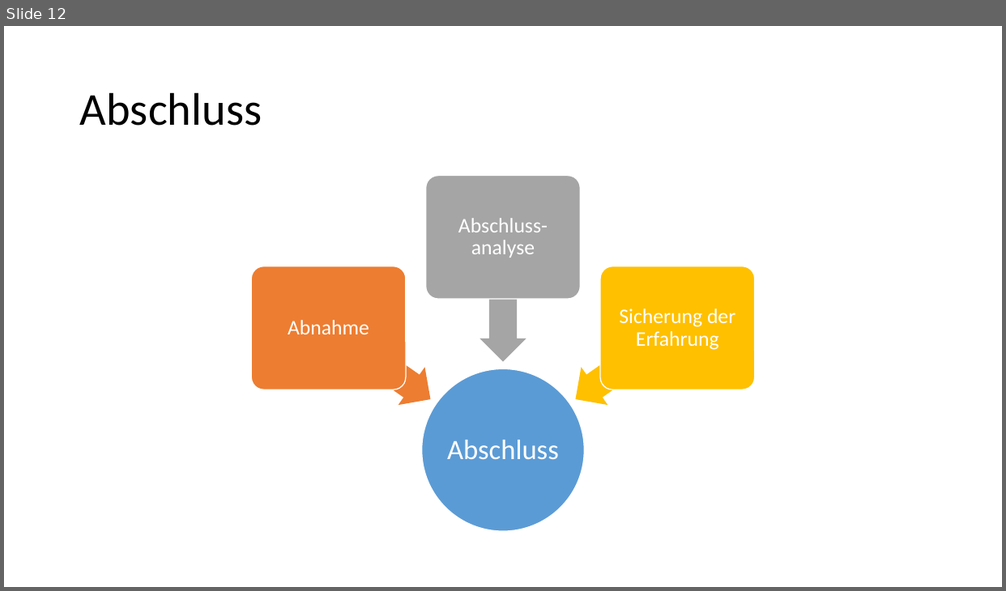
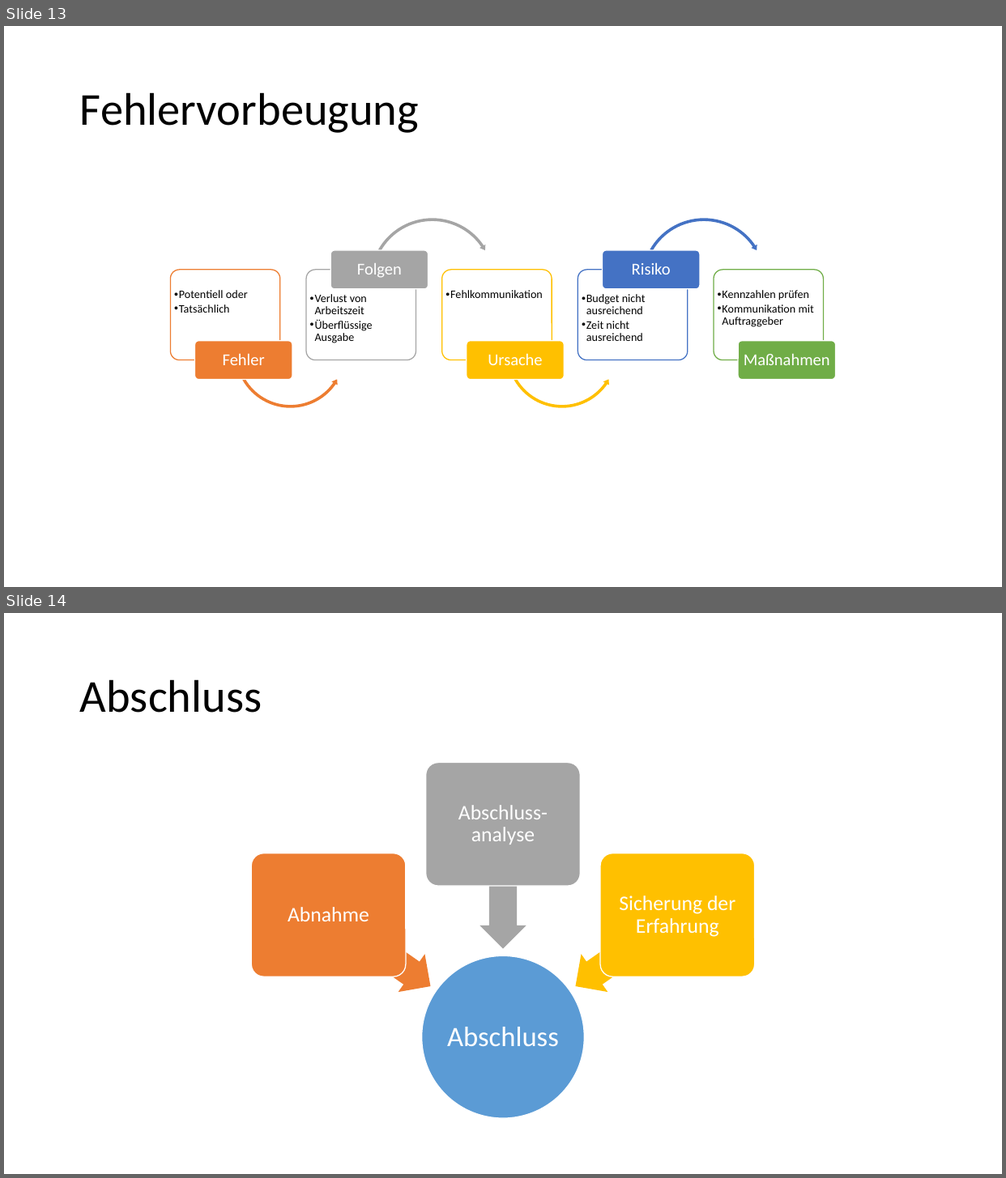
Before and after one commit to Masterarth/PM, a slide deck: documents/projectmanagement/Praesentationen/Vorstellung_Zwischenpräsentation - Timo.pptx. Shown one above the other, each under a label of ours: slide 12 before the commit, slides 13 and 14 after it. The pictures are 1006x591 and 1006x1178 pixels, drawn with LibreOffice and Linux fonts; fonts in the diff are those of the drawing. Boxes give left, top, right and bottom in pixels: in the first picture for what was removed or moved away, otherwise in the second. Text is boxed around its words. In the diff, an @@ line names an element or a change of style, - is before the commit and + after.

Commit message:
- changed: Zwischenpräsentation -> Analyse von Fehlern + Fehlervorbeugung

```diff
--- a/documents/projectmanagement/Praesentationen/Vorstellung_Zwischenpräsentation - Timo.pptx
+++ b/documents/projectmanagement/Praesentationen/Vorstellung_Zwischenpräsentation - Timo.pptx
@@ slide 13 added at (x1=4, y1=26, x2=1002, y2=587), background #FFFFFF @@
@@ title added at (x1=80, y1=92, x2=419, y2=133), 44 pt, text #000000 @@
+Fehlervorbeugung
@@ group added at (x1=170, y1=216, x2=836, y2=410): 10 rounded rectangles, 10 texts, 2 left circular arrows, 2 circular arrows @@
+  •• Potentiell oder
+  •• Tatsächlich
+Fehler
+  •• Verlust von Arbeitszeit
+  •• Überflüssige Ausgabe
+Folgen
+  •• Fehlkommunikation
+Ursache
+  •• Budget nicht ausreichend
+  •• Zeit nicht ausreichend
+Risiko
+  •• Kennzahlen prüfen
+  •• Kommunikation mit Auftraggeber
+Maßnahmen
@@ what was slide 12 is now slide 14 @@
```
Also in this commit, not shown: 1 slide changed, 1 other slide added.
